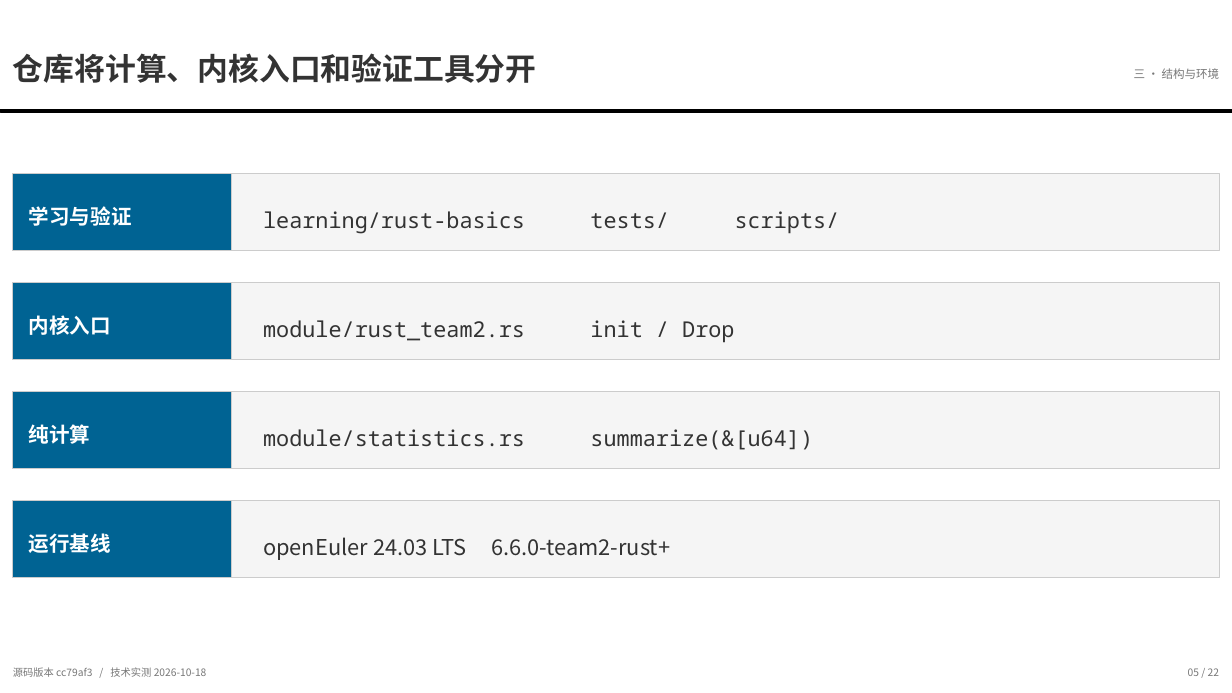
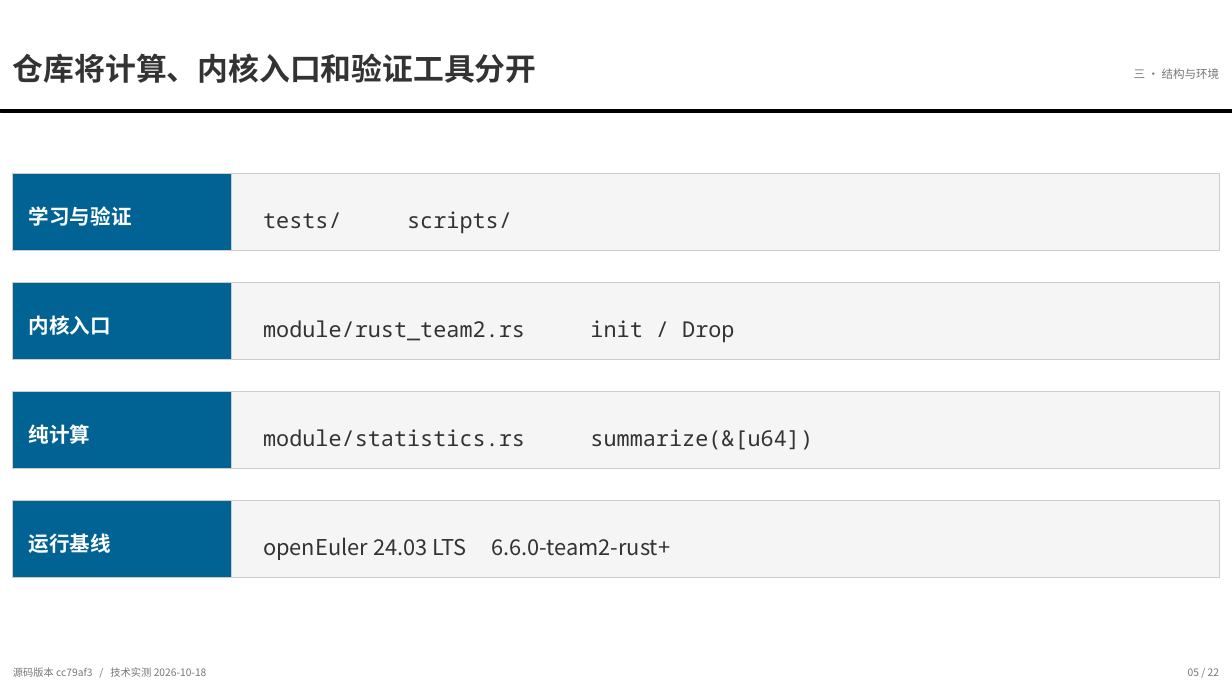
Before and after one commit to Tomlegend2026/rust-openeuler-module, a slide deck: slide 5 of deliverables/源码走读详细版/任务2 Rust内核模块-源码走读详细版.pptx. Drawn at 1232x693 pixels with LibreOffice and Linux fonts; fonts in the diff are those of the drawing. Boxes give left, top, right and bottom in pixels: in the first picture for what was removed or moved away, otherwise in the second. Text is boxed around its words. In the diff, an @@ line names an element or a change of style, - is before the commit and + after.

```diff
--- a/deliverables/源码走读详细版/任务2 Rust内核模块-源码走读详细版.pptx
+++ b/deliverables/源码走读详细版/任务2 Rust内核模块-源码走读详细版.pptx
@@ text at box(263, 211, 512, 234): text changed @@
-learning/rust-basics tests/ scripts/
+tests/ scripts/
```
Also in this commit, not shown: 2 other slides changed, 25 other files.
